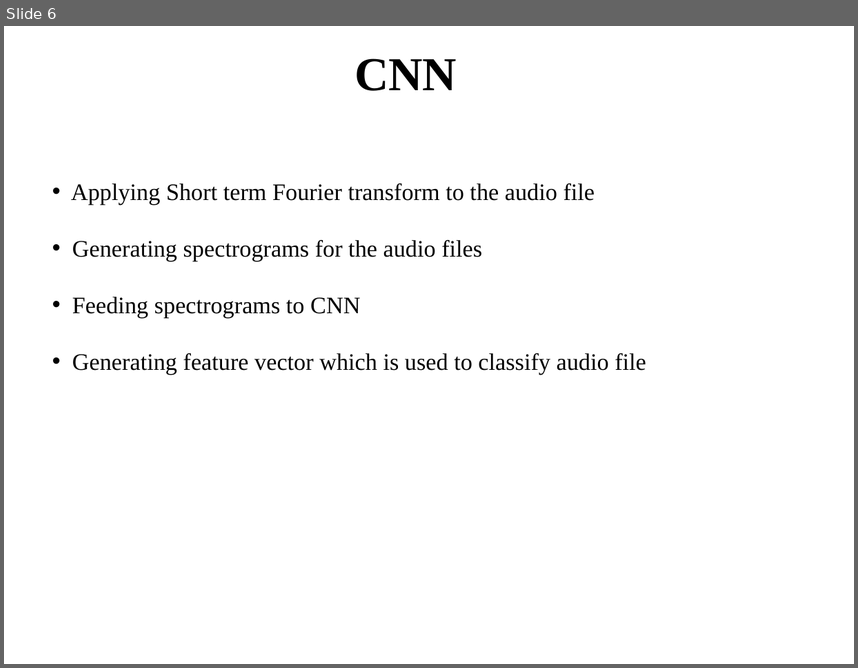
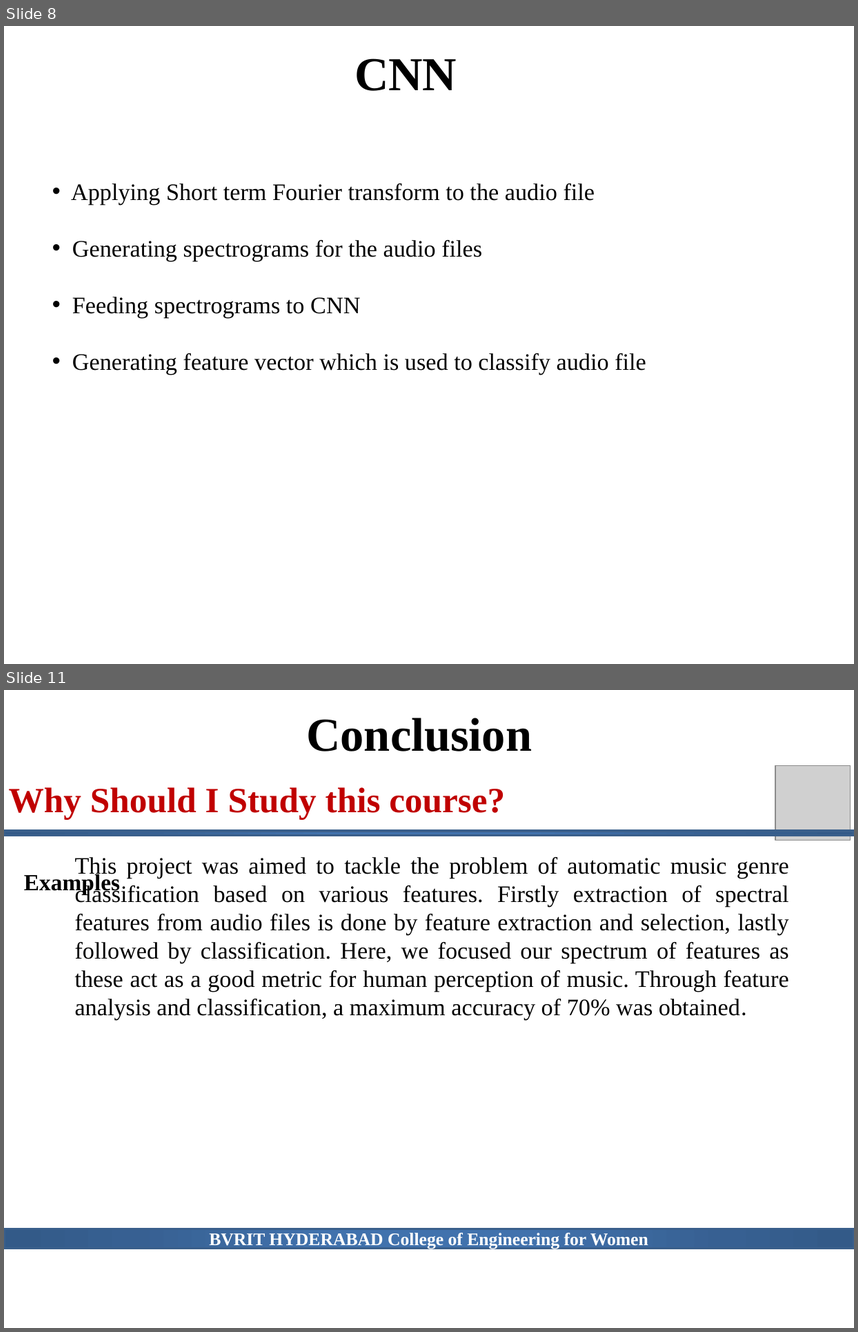
Before and after one commit to thanmai59/BVRITHYDERABAD, a slide deck: CSE/CSE Major Projects - 2017_21/Music Genre Classification using ML algorithms/FinalReview.pptx. Shown one above the other, each under a label of ours: slide 6 before the commit, slides 8 and 11 after it; the slides between them are not shown. The pictures are 858x668 and 858x1332 pixels, drawn with LibreOffice and Linux fonts; fonts in the diff are those of the drawing; grey boxes stand for pictures; background and template pictures are left out. Boxes give left, top, right and bottom in pixels: in the first picture for what was removed or moved away, otherwise in the second. Text is boxed around its words. In the diff, an @@ line names an element or a change of style, - is before the commit and + after.

```diff
--- a/CSE/CSE Major Projects - 2017_21/Music Genre Classification using ML algorithms/FinalReview.pptx
+++ b/CSE/CSE Major Projects - 2017_21/Music Genre Classification using ML algorithms/FinalReview.pptx
@@ slide 11 added at [4, 690, 854, 1328], background picture (left out) @@
@@ text added at [306, 718, 532, 751], 40 pt, text #000000, bold @@
+Conclusion
@@ picture added at [775, 766, 850, 840] @@
@@ text added at [9, 787, 505, 820], 30 pt, text #C00000, bold @@
+Why Should I Study this course?
@@ rectangle added at [4, 831, 854, 836], fill gradient #4172AD to #376092 to #335A88, outline #3A5F8C 2 pt @@
@@ text added at [24, 872, 120, 895], 19.5 pt, text #000000, bold @@
+Examples
@@ text added at [75, 857, 789, 1020], 20 pt, text #000000 @@
+This project was aimed to tackle the problem of automatic music genre classification based on various features. Firstly extraction of spectral features from audio files is done by feature extraction and selection, lastly followed by classification. Here, we focused our spectrum of features as these act as a good metric for human perception of music. Through feature analysis and classification, a maximum accuracy of 70% was obtained.
@@ rectangle added at [4, 1229, 854, 1248], fill gradient #4172AD to #376092 to #335A88, outline #3A5F8C 2 pt, 15 pt, text #FFFFFF, bold @@
+BVRIT HYDERABAD College of Engineering for Women
@@ what was slide 6 is now slide 8 @@
```
Also in this commit, not shown: 8 slides changed, 3 other slides added.
